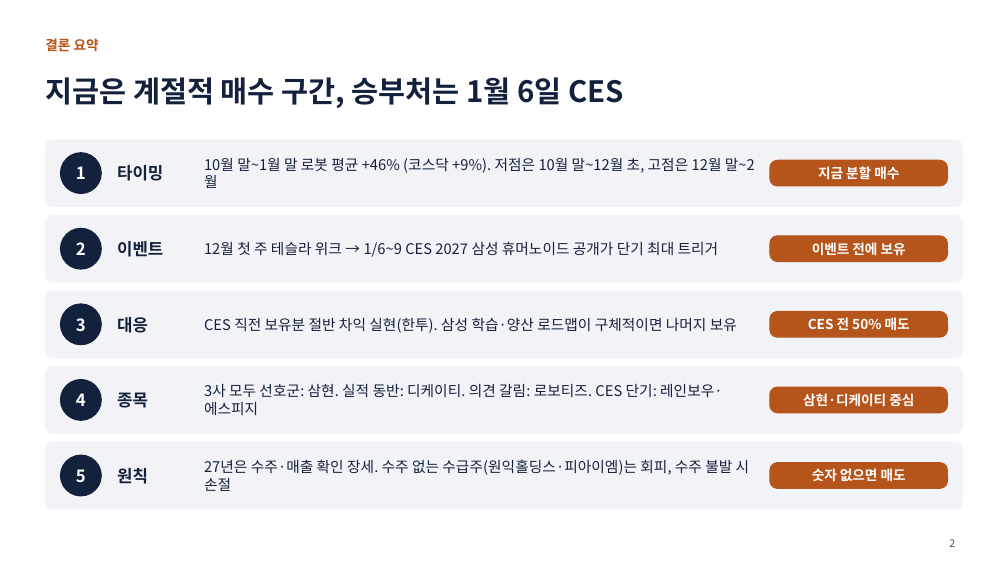
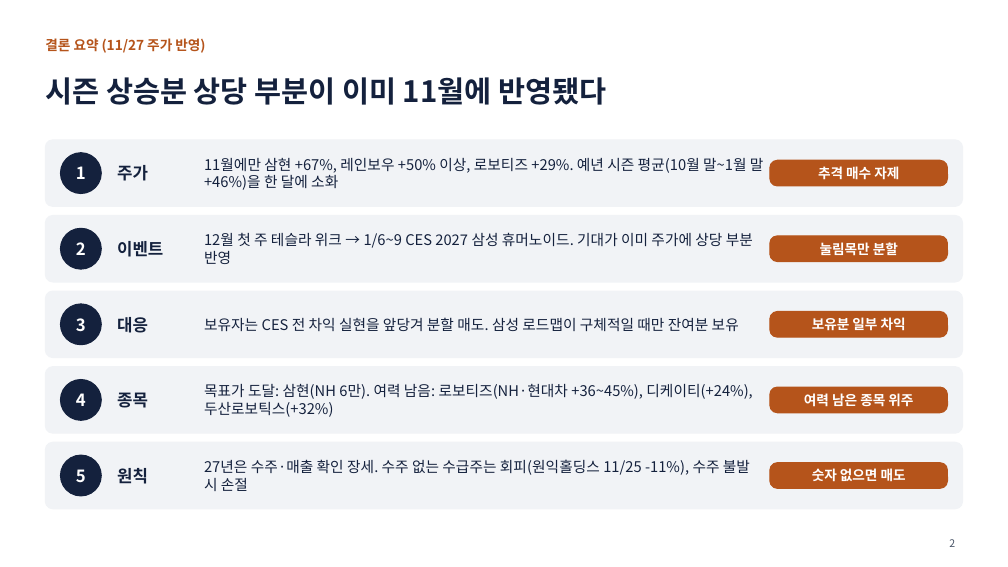
Before and after one commit to fred03094708-ctrl/-, a slide deck: slide 2 of 로봇_섹터_투자전략.pptx. Drawn at 1008x567 pixels with LibreOffice and Linux fonts; fonts in the diff are those of the drawing. Boxes give left, top, right and bottom in pixels: in the first picture for what was removed or moved away, otherwise in the second. Text is boxed around its words. In the diff, an @@ line names an element or a change of style, - is before the commit and + after.

```diff
--- a/로봇_섹터_투자전략.pptx
+++ b/로봇_섹터_투자전략.pptx
@@ text at (x1=45, y1=38, x2=205, y2=53): text changed @@
-결론 요약
+결론 요약 (11/27 주가 반영)
@@ title at (x1=45, y1=77, x2=606, y2=105): text changed @@
-지금은 계절적 매수 구간, 승부처는 1월 6일 CES
+시즌 상승분 상당 부분이 이미 11월에 반영됐다
@@ text at (x1=117, y1=165, x2=148, y2=181): text changed @@
-타이밍
+주가
@@ text at (x1=204, y1=158, x2=764, y2=190): text changed @@
-10월 말~1월 말 로봇 평균 +46% (코스닥 +9%). 저점은 10월 말~12월 초, 고점은 12월 말~2월
+11월에만 삼현 +67%, 레인보우 +50% 이상, 로보티즈 +29%. 예년 시즌 평균(10월 말~1월 말 +46%)을 한 달에 소화
@@ text at (x1=818, y1=166, x2=899, y2=180): text changed @@
-지금 분할 매수
+추격 매수 자제
@@ text at (x1=204, y1=232, x2=753, y2=264): text changed @@
-12월 첫 주 테슬라 위크 → 1/6~9 CES 2027 삼성 휴머노이드 공개가 단기 최대 트리거
+12월 첫 주 테슬라 위크 → 1/6~9 CES 2027 삼성 휴머노이드. 기대가 이미 주가에 상당 부분 반영
@@ text at (x1=820, y1=242, x2=898, y2=255): text changed @@
-이벤트 전에 보유
+눌림목만 분할
@@ text at (x1=204, y1=317, x2=739, y2=331): text changed @@
-CES 직전 보유분 절반 차익 실현(한투). 삼성 학습·양산 로드맵이 구체적이면 나머지 보유
+보유자는 CES 전 차익 실현을 앞당겨 분할 매도. 삼성 로드맵이 구체적일 때만 잔여분 보유
@@ text at (x1=812, y1=317, x2=906, y2=331): text changed @@
-CES 전 50% 매도
+보유분 일부 차익
@@ text at (x1=204, y1=384, x2=752, y2=417): text changed @@
-3사 모두 선호군: 삼현. 실적 동반: 디케이티. 의견 갈림: 로보티즈. CES 단기: 레인보우·에스피지
+목표가 도달: 삼현(NH 6만). 여력 남음: 로보티즈(NH·현대차 +36~45%), 디케이티(+24%), 두산로보틱스(+32%)
@@ text at (x1=804, y1=393, x2=913, y2=407): text changed @@
-삼현·디케이티 중심
+여력 남은 종목 위주
@@ text at (x1=204, y1=459, x2=750, y2=491): text changed @@
-27년은 수주·매출 확인 장세. 수주 없는 수급주(원익홀딩스·피아이엠)는 회피, 수주 불발 시 손절
+27년은 수주·매출 확인 장세. 수주 없는 수급주는 회피(원익홀딩스 11/25 -11%), 수주 불발 시 손절
```
Also in this commit, not shown: 10 other slides changed, 2 slides added.
